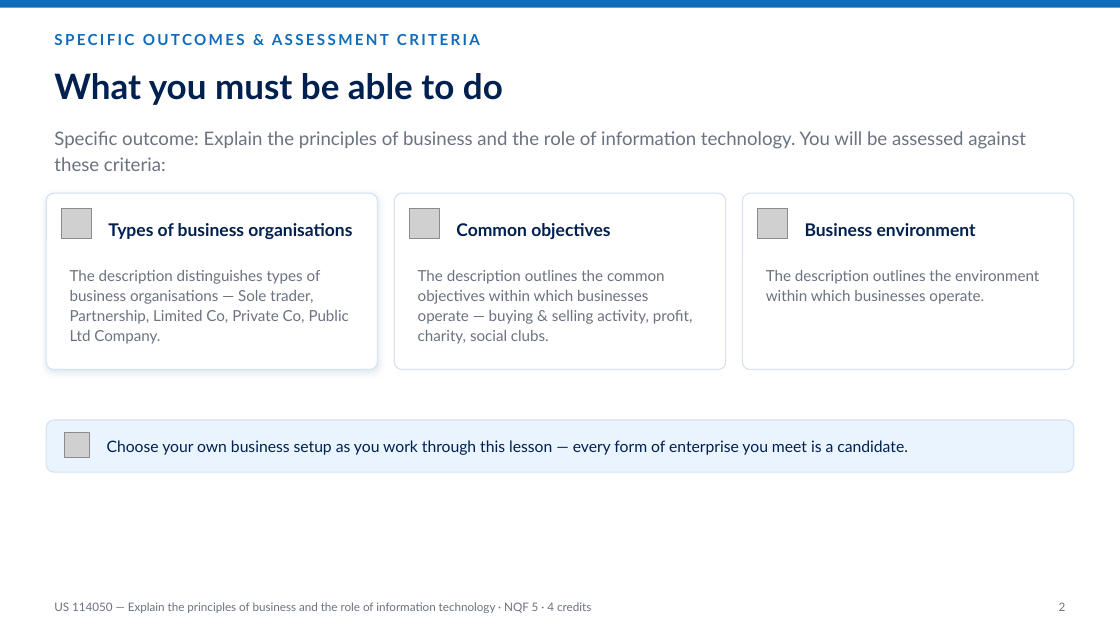
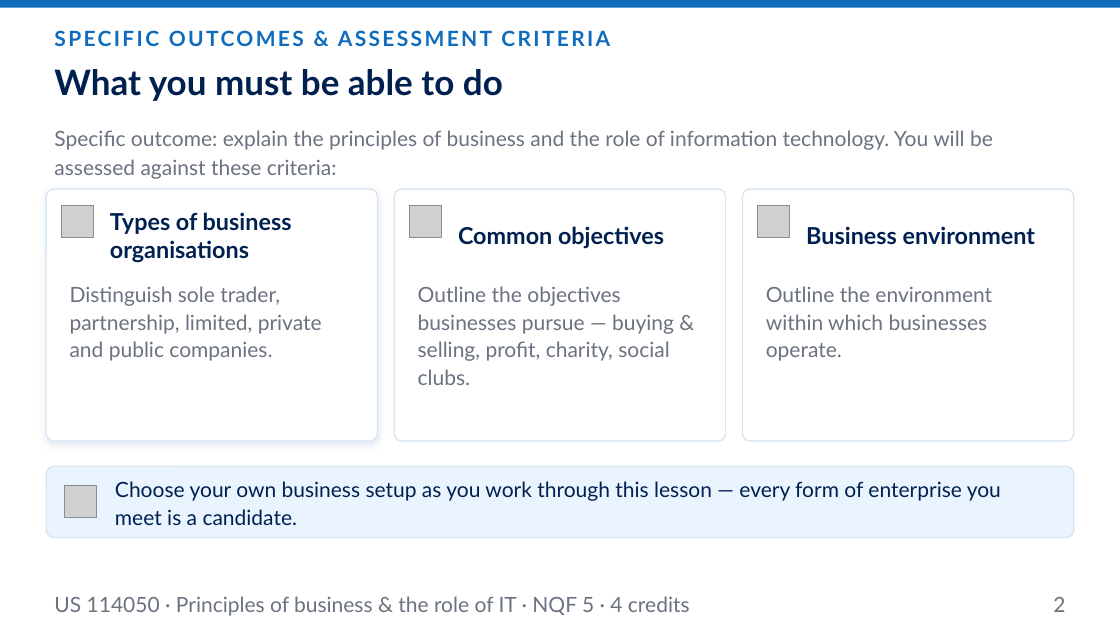
Before and after one commit to andrekyle/ITsystemsupport, a slide deck: slide 2 of public/downloads/US-114050-Principles-of-Business.pptx. Drawn at 1120x630 pixels with LibreOffice and Linux fonts; fonts in the diff are those of the drawing; grey boxes stand for pictures. Boxes give left, top, right and bottom in pixels: in the first picture for what was removed or moved away, otherwise in the second. Text is boxed around its words. In the diff, an @@ line names an element or a change of style, - is before the commit and + after.

```diff
--- a/public/downloads/US-114050-Principles-of-Business.pptx
+++ b/public/downloads/US-114050-Principles-of-Business.pptx
@@ text "SPECIFIC OUTCOMES & ASSESSMENT CRITERIA" at (x1=46, y1=22, x2=1074, y2=54): size 13 to 18 pt @@
@@ text "What you must be able ..." moved from (x1=54, y1=73, x2=503, y2=105) to (x1=54, y1=69, x2=503, y2=101) @@
@@ text at (x1=54, y1=130, x2=993, y2=179): text changed; size 16 to 18 pt @@
-Specific outcome: Explain the principles of business and the role of information technology. You will be assessed against these criteria:
+Specific outcome: explain the principles of business and the role of information technology. You will be assessed against these criteria:
@@ rounded rectangle resized from (x1=46, y1=193, x2=377, y2=370) to (x1=46, y1=189, x2=377, y2=441) @@
@@ rounded rectangle resized from (x1=394, y1=193, x2=725, y2=370) to (x1=394, y1=189, x2=725, y2=441) @@
@@ rounded rectangle resized from (x1=743, y1=193, x2=1074, y2=370) to (x1=743, y1=189, x2=1074, y2=441) @@
@@ size 15 to 20 pt in 3 elements at (x1=110, y1=212, x2=292, y2=263), (x1=458, y1=226, x2=664, y2=249), (x1=806, y1=226, x2=1035, y2=245) @@
@@ text at (x1=70, y1=286, x2=322, y2=361): text changed; size 13 to 18 pt @@
-The description distinguishes types of business organisations — Sole trader, Partnership, Limited Co, Private Co, Public Ltd Company.
+Distinguish sole trader, partnership, limited, private and public companies.
@@ text at (x1=418, y1=286, x2=674, y2=385): text changed; size 13 to 18 pt @@
-The description outlines the common objectives within which businesses operate — buying & selling activity, profit, charity, social clubs.
+Outline the objectives businesses pursue — buying & selling, profit, charity, social clubs.
@@ text at (x1=766, y1=286, x2=992, y2=361): text changed; size 13 to 18 pt @@
-The description outlines the environment within which businesses operate.
+Outline the environment within which businesses operate.
@@ proportions changed in 4 elements at (x1=46, y1=189, x2=377, y2=441), (x1=394, y1=189, x2=725, y2=441), (x1=743, y1=189, x2=1074, y2=441), (x1=46, y1=466, x2=1074, y2=538) @@
@@ rounded rectangle resized from (x1=46, y1=420, x2=1074, y2=472) to (x1=46, y1=466, x2=1074, y2=538) @@
@@ text "Choose your own business setup ..." moved from (x1=107, y1=440, x2=908, y2=455) to (x1=115, y1=481, x2=1001, y2=525) @@
@@ text "Choose your own business setup ..." at (x1=115, y1=481, x2=1001, y2=525): size 13.5 to 18 pt; line spacing 1 to 1.1 @@
@@ picture resized from (x1=65, y1=433, x2=90, y2=458) to (x1=65, y1=486, x2=97, y2=518) @@
@@ text at (x1=54, y1=596, x2=690, y2=616): text changed; size 10 to 18 pt @@
-US 114050 — Explain the principles of business and the role of information technology · NQF 5 · 4 credits
+US 114050 · Principles of business & the role of IT · NQF 5 · 4 credits
@@ text "2" at (x1=1053, y1=597, x2=1065, y2=612): size 10 to 18 pt @@
```
Also in this commit, not shown: 17 other slides changed, 1 slide added, 1 other file.
